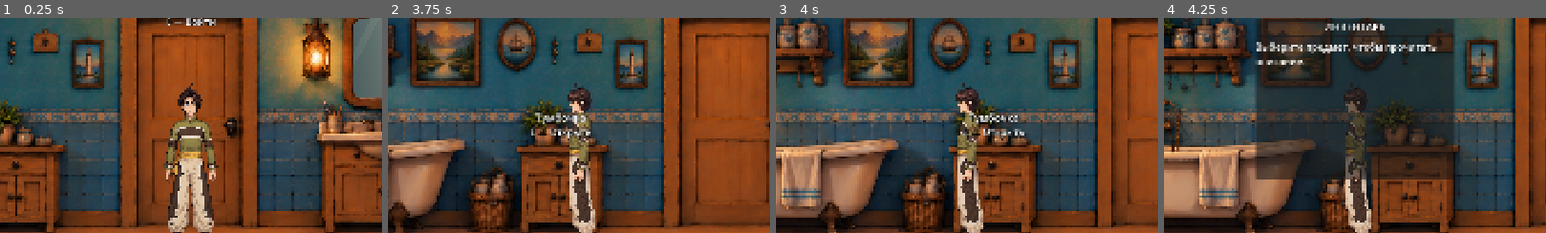
Above: before the commit, frames 1-4 (left to right).
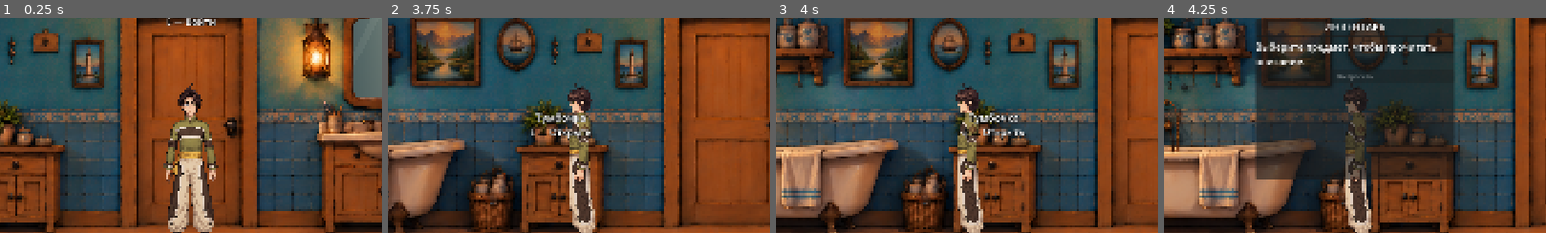
Above: after the commit, the same moments.

Repository: Alona674/WhoAmI
Game: Godot game, scene res://scenes/rooms/bathroom.tscn
Two runs of this game, one before a commit and one after it. Both use one fixed random seed, a clock stepped at 60 frames per second and the inputs below. This scene is started directly instead of the project's main scene.
Inputs (mouse positions are % of the whole screen's width and height, from its top left):
- Up to frame 1 (0.25 s): no input
- Up to frame 2 (3.75 s): tap Enter (ui_accept) at 0.5, 0.77, 1.52, 3.02 s; move the mouse to (45, 70) at 0.52 s; hold E (interact) 0.53-1.28 s; hold D (move_right) 0.53-2.03 s; click (45, 70) at 0.67 s; move the mouse to (80, 65) at 1.27 s; tap E (interact) at 1.35, 2.85 s; move the mouse to (20, 35) at 2.02 s; hold E (interact) 2.03-2.78 s; hold A (move_left) from 2.03 s (still down); move the mouse to (55, 50) at 2.77 s; click (55, 50) at 2.92 s; move the mouse to (35, 25) at 3.52 s; hold E (interact) from 3.53 s (still down)
- Up to frame 3 (4 s): keep holding A (move_left); keep holding E (interact); tap Enter (ui_accept) at 3.77 s
- Up to frame 4 (4.25 s): keep holding A (move_left); keep holding E (interact); tap I (inventory) at 4.15 s
The pictures show only the part of the screen within x 25-75%, y 31-81%; the shares and areas given below are measured in that part.

Frames 1-3 are identical in both runs. In frame 4, 0.1% of the frame differs, in the area x 45-55%, y 26-30%.

Commit message:
Переработан инвентарь

Diff:
--- a/scenes/Item/inventory_ui.tscn
+++ b/scenes/Item/inventory_ui.tscn
@@ -38,3 +38,7 @@
 layout_mode = 2
 theme_override_font_sizes/font_size = 24
 autowrap_mode = 2
+
+[node name="DropButton" type="Button" parent="PanelContainer/MainLayout" unique_id=21559982]
+layout_mode = 2
+text = "Выбросить"
--- a/scripts/Inventory/inventory_manager.gd
+++ b/scripts/Inventory/inventory_manager.gd
@@ -2,13 +2,14 @@
 
 signal inventory_updated
 
+# Добавили пустую строку "icon_path": "" по умолчанию ко всем известным предметам
 const KNOWN_ITEMS := {
-	"teddy": {"name": "Тедди", "description": "Друг Михаила с самого детства."},
-	"chess_king": {"name": "Шахматный король", "description": "Шахматная фигура из шкафа."},
-	"super_weapon": {"name": "Супероружие", "description": "Сокровище из шкафа."},
-	"evil_blaster": {"name": "Супер-пупер бластер", "description": "Сокровище из шкафа."},
-	"lighter": {"name": "Зажигалка", "description": "Зажигалка из шкафа."},
-	"dirty_sock": {"name": "Грязный носок", "description": "Носок из корзины с бельём."}
+	"teddy": {"name": "Тедди", "description": "Друг Михаила с самого детства.", "icon_path": ""},
+	"chess_king": {"name": "Шахматный король", "description": "Шахматная фигура из шкафа.", "icon_path": ""},
+	"super_weapon": {"name": "Супероружие", "description": "Сокровище из шкафа.", "icon_path": ""},
+	"evil_blaster": {"name": "Супер-пупер бластер", "description": "Сокровище из шкафа.", "icon_path": ""},
+	"lighter": {"name": "Зажигалка", "description": "Зажигалка из шкафа.", "icon_path": ""},
+	"dirty_sock": {"name": "Грязный носок", "description": "Носок из корзины с бельём.", "icon_path": ""}
 }
 
 var items: Array[Dictionary]:
@@ -16,7 +17,12 @@
 		var result: Array[Dictionary] = []
 		for item_id in GameState.inventory:
 			var details: Dictionary = GameState.inventory_details.get(item_id, KNOWN_ITEMS.get(item_id, {}))
-			result.append({"id": item_id, "name": details.get("name", item_id), "description": details.get("description", "")})
+			result.append({
+				"id": item_id,
+				"name": details.get("name", item_id),
+				"description": details.get("description", ""),
+				"icon_path": details.get("icon_path", "") # Читаем иконку
+			})
 		return result
 
 
@@ -24,8 +30,9 @@
 	GameState.inventory_updated.connect(func(): inventory_updated.emit())
 
 
-func add_item(item_id: String, item_name: String, description: String) -> void:
-	GameState.inventory_details[item_id] = {"name": item_name, "description": description}
+# Добавили параметр icon_path
+func add_item(item_id: String, item_name: String, description: String, icon_path: String = "") -> void:
+	GameState.inventory_details[item_id] = {"name": item_name, "description": description, "icon_path": icon_path}
 	if GameState.has_item(item_id):
 		inventory_updated.emit()
 	else:
@@ -39,5 +46,15 @@
 	return true
 
 
+# НОВАЯ ФУНКЦИЯ: Удаляет предмет по индексу из списка UI и возвращает его данные для спавна на пол
+func remove_item_at(index: int) -> Dictionary:
+	var current_items = items
+	if index >= 0 and index < current_items.size():
+		var removed_item = current_items[index]
+		GameState.remove_item(removed_item["id"]) # Удаляем из GameState
+		return removed_item
+	return {}
+
+
 func has_item(item_id: String) -> bool:
 	return GameState.has_item(item_id)
--- a/scripts/Inventory/inventory_ui.gd
+++ b/scripts/Inventory/inventory_ui.gd
@@ -2,12 +2,18 @@
 
 @onready var items_list: ItemList = $PanelContainer/MainLayout/ItemsList
 @onready var description_label: Label = $PanelContainer/MainLayout/DescriptionLabel
+@onready var drop_button: Button = $PanelContainer/MainLayout/DropButton
 
+# Переменная, чтобы помнить, какой предмет сейчас выбран
+var selected_index: int = -1
 
 func _ready() -> void:
 	hide()
 	InventoryManager.inventory_updated.connect(refresh_ui)
 	items_list.item_selected.connect(_on_item_selected)
+	drop_button.pressed.connect(_on_drop_button_pressed) # Подключаем кнопку выброса
+
+	drop_button.disabled = true # Кнопка отключена, пока ничего не выбрано
 	refresh_ui()
 
 
@@ -45,11 +51,124 @@
 func refresh_ui() -> void:
 	items_list.clear()
 	description_label.text = "Выберите предмет, чтобы прочитать описание."
+	drop_button.disabled = true
+	selected_index = -1
+
+	# Принудительно задаем размер для ВСЕХ иконок в списке (например, 32 на 32 пикселя)
+	items_list.fixed_icon_size = Vector2i(32, 32)
+
 	for item in InventoryManager.items:
-		items_list.add_item(item["name"])
+		var icon_texture: Texture2D = null
+
+		if item.get("icon_path", "") != "":
+			icon_texture = load(item["icon_path"])
+
+		# Передаем и имя, и текстуру
+		items_list.add_item(item["name"], icon_texture)
+
 
 
 func _on_item_selected(index: int) -> void:
+	selected_index = index
 	var current_items = InventoryManager.items
 	if index >= 0 and index < current_items.size():
 		description_label.text = current_items[index]["description"]
+		drop_button.disabled = false # Активируем кнопку выброса при выборе предмета
+
+
+# Логика выбрасывания предмета под ноги Михаилу
+func _on_drop_button_pressed() -> void:
+	if selected_index == -1:
+		return
+
+	# 1. Сначала полностью очищаем предмет из GameState, чтобы игра забыла про него
+	var current_items = InventoryManager.items
+	var item_to_remove = current_items[selected_index]
+	var item_id = item_to_remove["id"]
+
+	# Удаляем из списков GameState напрямую до того, как спавнить объект на пол
+	if GameState.inventory.has(item_id):
+		GameState.inventory.erase(item_id)
+	if GameState.inventory_details.has(item_id):
+		GameState.inventory_details.erase(item_id)
+
+	# Сбрасываем сюжетный флаг сбора, чтобы шкаф/сундук считали его несобранным
+	GameState.set_flag("collected_" + item_id, false)
+
+	# Оповещаем менеджер инвентаря, что нужно принудительно обновить списки
+	InventoryManager.inventory_updated.emit()
+
+	# 2. Создаем физический объект на полу
+	var drop_node = Area2D.new()
+	drop_node.name = "Dropped_" + item_id
+
+	# Добавляем визуальную картинку предмета
+	var sprite = Sprite2D.new()
+	if item_to_remove["icon_path"] != "":
+		sprite.texture = load(item_to_remove["icon_path"])
+
+		# ИСПРАВЛЕНИЕ РАЗМЕРА: Уменьшаем картинку еще сильнее (до 8% от оригинала)
+		# Если будет слишком мелко, поменяйте 0.08 на 0.12
+		sprite.scale = Vector2(0.08, 0.08)
+
+	drop_node.add_child(sprite)
+
+	# Добавляем зону коллизии
+	var collision = CollisionShape2D.new()
+	var circle_shape = CircleShape2D.new()
+	circle_shape.radius = 25.0
+	collision.shape = circle_shape
+	drop_node.add_child(collision)
+
+	# Прикрепляем к объекту логику подбора при столкновении
+	var pickup_script = GDScript.new()
+	pickup_script.source_code = """
+extends Area2D
+
+var item_id: String
+var item_name: String
+var item_description: String
+var icon_path: String
+var spawn_time: float = 0.0
+
+func _ready():
+	body_entered.connect(_on_body_entered)
+	spawn_time = Time.get_ticks_msec() / 1000.0
+
+func _on_body_entered(body):
+	# Увеличиваем задержку до 1.5 секунд, чтобы избежать случайного моментального подбора
+	if (Time.get_ticks_msec() / 1000.0) - spawn_time < 1.5:
+		return
+
+	if body.name.to_lower() == "player" or body.is_in_group("player"):
+		InventoryManager.add_item(item_id, item_name, item_description, icon_path)
+		queue_free()
+"""
+	pickup_script.reload()
+	drop_node.set_script(pickup_script)
+
+	# Заполняем созданный объект данными
+	drop_node.item_id = item_id
+	drop_node.item_name = item_to_remove["name"]
+	drop_node.item_description = item_to_remove["description"]
+	drop_node.icon_path = item_to_remove["icon_path"]
+
+	# 3. Ищем правильное местоположение в комнате
+	var current_room = get_tree().current_scene
+	var player = current_room.find_child("Player", true, false)
+	if player == null:
+		player = get_tree().get_first_node_in_group("player")
+
+	if player:
+		# Спавним рядом с игроком
+		drop_node.global_position = player.global_position
+		# Откидываем вправо чуть дальше (на 90 пикселей)
+		drop_node.global_position.x += 90.0
+		# ИСПРАВЛЕНИЕ ВЫСОТЫ: Поднимаем предмет повыше (минус по Y в Godot — это вверх)
+		drop_node.global_position.y -= 10.0
+
+	# Добавляем готовый предмет на карту текущей комнаты
+	current_room.add_child(drop_node)
+
+	# Полностью перерисовываем интерфейс инвентаря
+	refresh_ui()
--- a/scripts/UI/wardrobe_loot_panel.gd
+++ b/scripts/UI/wardrobe_loot_panel.gd
@@ -63,16 +63,27 @@
 
 
 func _on_item_double_clicked(item_id: String) -> void:
+	# Ищем предмет в нашем массиве содержимого, чтобы забрать его полные данные
 	for i in range(contents.size()):
 		if contents[i].get("id", "") == item_id:
+			var item_data = contents[i] # Сохраняем весь словарь предмета из шкафа
 			contents.remove_at(i)
-			GameState.add_item(item_id)
+
+			# Извлекаем иконку и описание, которые мы прописали в шкафу
+			var description = item_data.get("description", "Описание отсутствует.")
+			var icon_path = item_data.get("icon_path", "")
+			var item_name = item_data.get("name", item_id)
+
+			# Передаем ВСЕ данные в InventoryManager
+			InventoryManager.add_item(item_id, item_name, description, icon_path)
+
 			GameState.set_flag("collected_" + item_id)
 			item_taken.emit(item_id)
 			break
 
+	# Удаляем визуальную карточку из сетки интерфейса шкафа
 	for card in items_grid.get_children():
-		if card.item_id == item_id:
+		if "item_id" in card and card.item_id == item_id:
 			items_grid.remove_child(card)
 			card.queue_free()
 			break
@@ -89,9 +100,16 @@
 
 
 func _on_take_all_pressed() -> void:
+	# Забираем абсолютно все предметы, сохраняя их иконки и описания
 	for item in contents:
 		var item_id: String = item.get("id", "")
-		GameState.add_item(item_id)
+		var item_name: String = item.get("name", item_id)
+		var description: String = item.get("description", "Описание отсутствует.")
+		var icon_path: String = item.get("icon_path", "")
+
+		# Передаем полные данные для каждого предмета в инвентарь
+		InventoryManager.add_item(item_id, item_name, description, icon_path)
+
 		GameState.set_flag("collected_" + item_id)
 		item_taken.emit(item_id)
 
--- a/scripts/interaction/wardrobe.gd
+++ b/scripts/interaction/wardrobe.gd
@@ -8,24 +8,33 @@
 	{
 		"id": "chess_king",
 		"name": "Шахматный король",
-		"texture": preload("res://art/items/bedroom/шахматный король из шкафа.png")
+		"description": "Шахматная фигура из шкафа.",
+		"texture": preload("res://art/items/bedroom/шахматный король из шкафа.png"),
+		"icon_path": "res://art/items/bedroom/шахматный король из шкафа.png"
 	},
 	{
 		"id": "super_weapon",
 		"name": "Супероружие",
-		"texture": preload("res://art/items/bedroom/вилка из шкафа.png")
+		"description": "Сокровище из шкафа.",
+		"texture": preload("res://art/items/bedroom/вилка из шкафа.png"),
+		"icon_path": "res://art/items/bedroom/вилка из шкафа.png"
 	},
 	{
 		"id": "evil_blaster",
 		"name": "Супер-пупер бластер",
-		"texture": preload("res://art/items/bedroom/Палка из шкафа.png")
+		"description": "Сокровище из шкафа.",
+		"texture": preload("res://art/items/bedroom/Палка из шкафа.png"),
+		"icon_path": "res://art/items/bedroom/Палка из шкафа.png"
 	},
 	{
 		"id": "lighter",
 		"name": "Зажигалка",
-		"texture": preload("res://art/items/bedroom/Зажигалка из шкафа.png")
+		"description": "Зажигалка из шкафа.",
+		"texture": preload("res://art/items/bedroom/Зажигалка из шкафа.png"),
+		"icon_path": "res://art/items/bedroom/Зажигалка из шкафа.png"
 	}
 ]
+
 
 
 func _ready() -> void:
